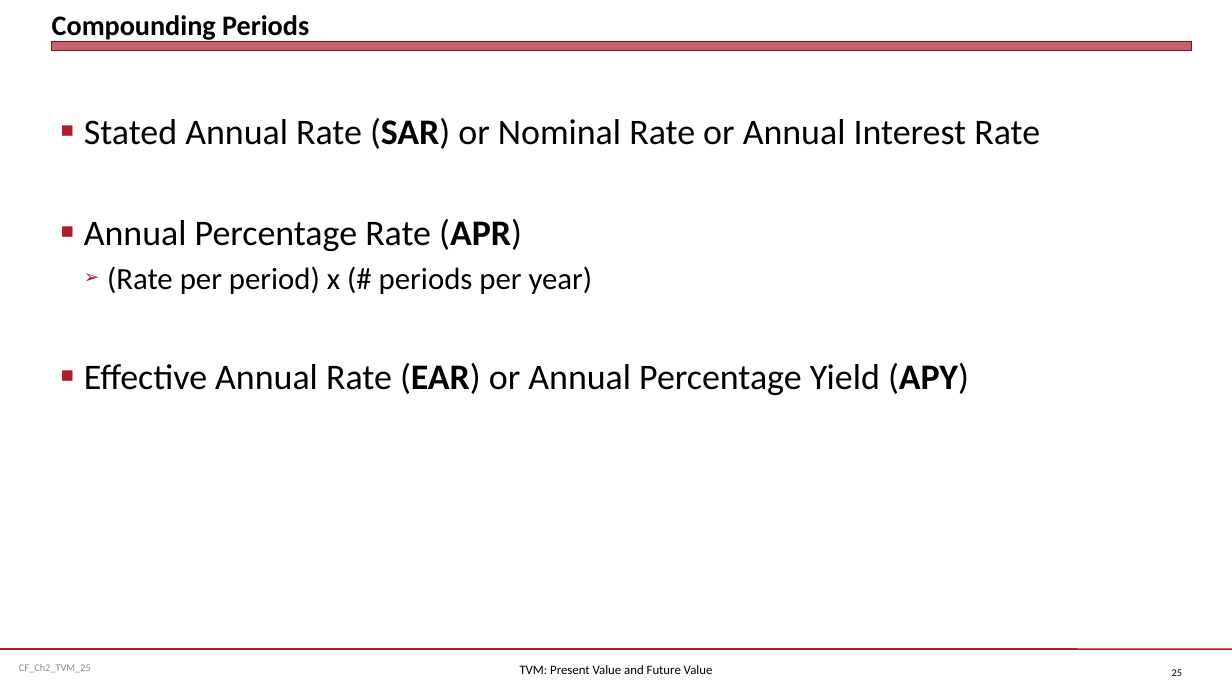
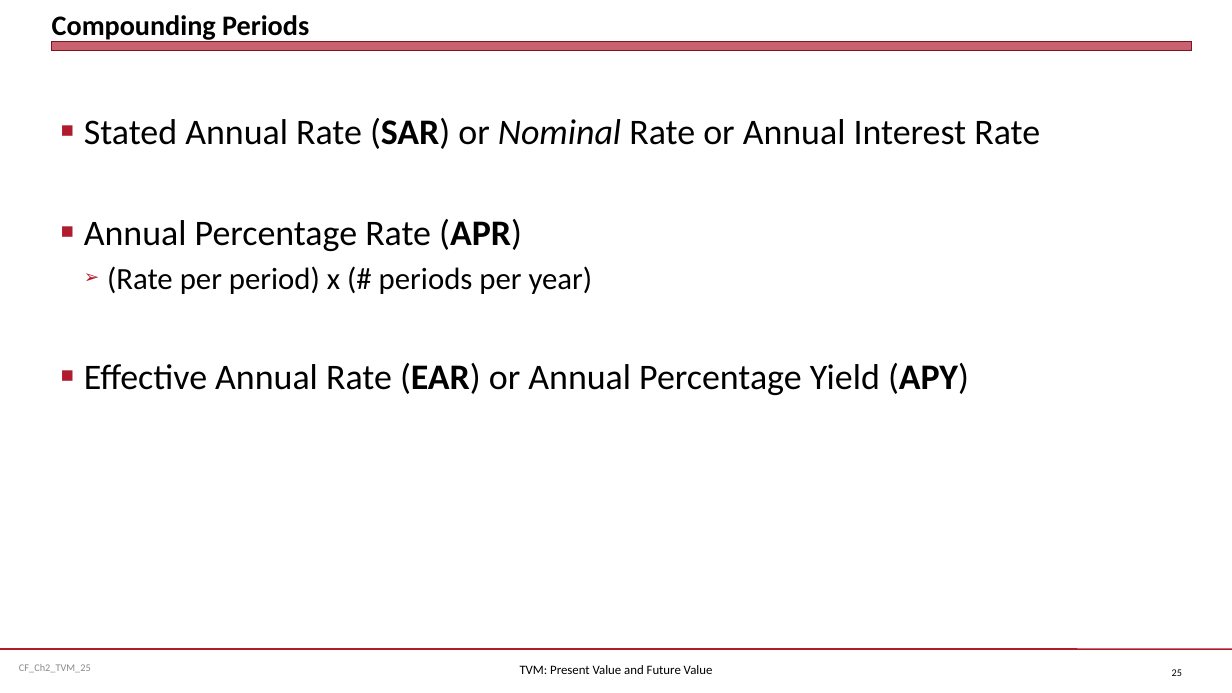
Before and after one commit to jmc877/Corporate-Finance, a slide deck: slide 25 of slides/CF_Ch2_TVM_25.pptx. Drawn at 1232x693 pixels with LibreOffice and Linux fonts; fonts in the diff are those of the drawing. Boxes give left, top, right and bottom in pixels: in the first picture for what was removed or moved away, otherwise in the second. Text is boxed around its words. In the diff, an @@ line names an element or a change of style, - is before the commit and + after.

```diff
--- a/slides/CF_Ch2_TVM_25.pptx
+++ b/slides/CF_Ch2_TVM_25.pptx
@@ text at <box>84,118,1040,149</box>: italic on in "Nominal" @@
```
Also in this commit, not shown: 1 other slide changed, 3 other files.
